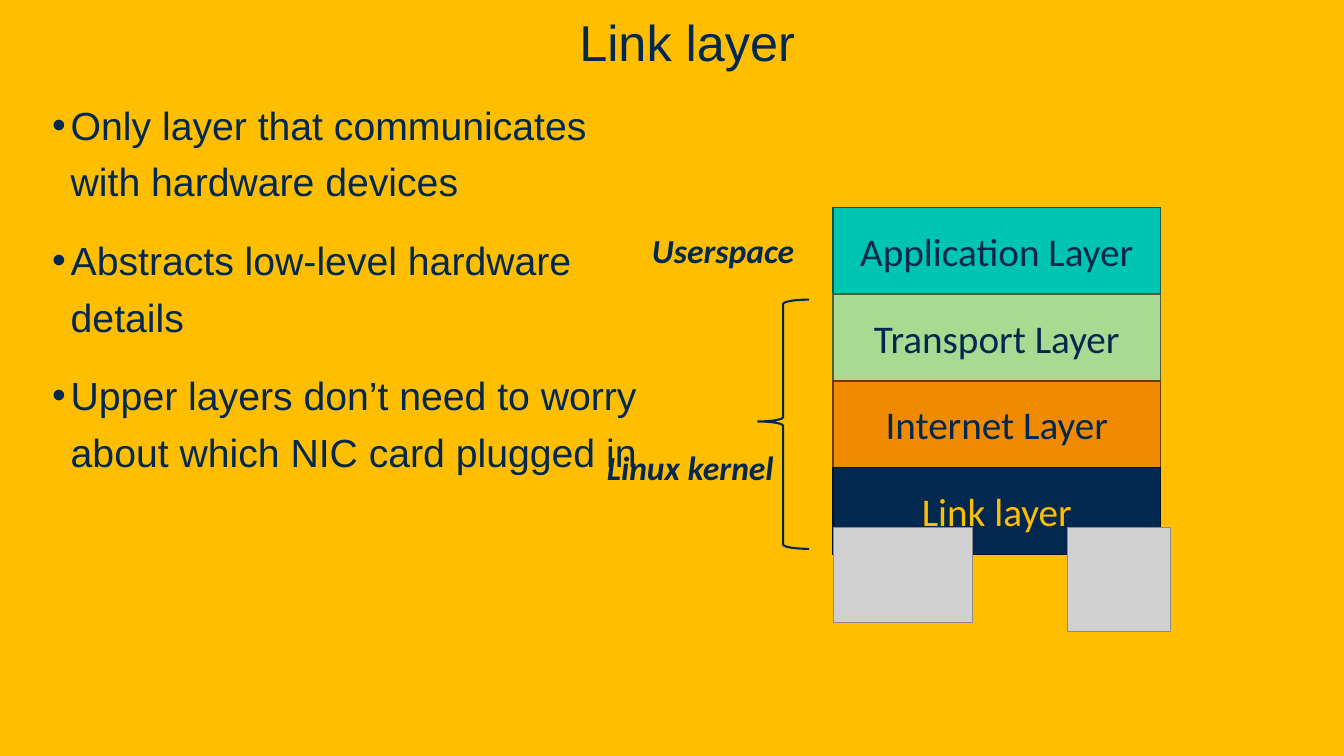
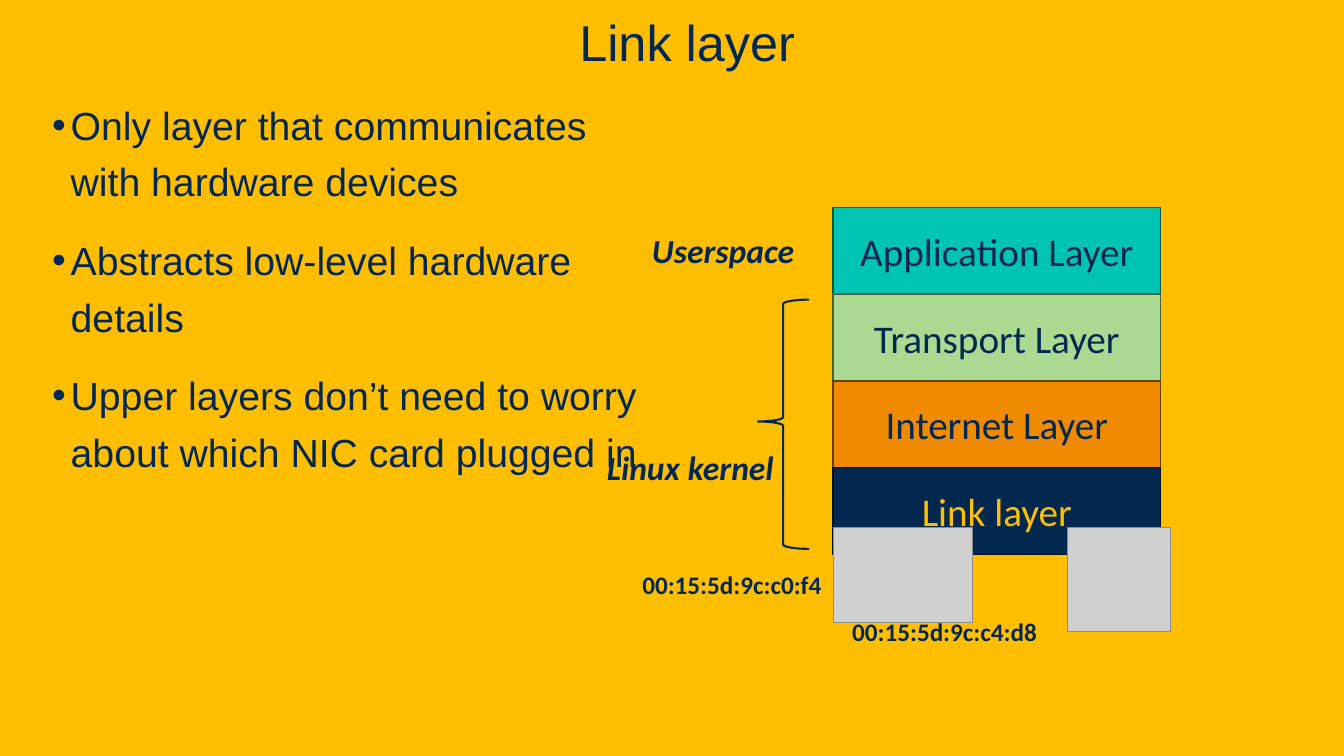
Before and after one commit to davsec-teaching/ecs160-f25, a slide deck: slide 6 of slides/3_networking_fundamentals.pptx (slide 4 before the commit). Drawn at 1344x756 pixels with LibreOffice and Linux fonts; fonts in the diff are those of the drawing; grey boxes stand for pictures; background and template pictures are left out. Boxes give left, top, right and bottom in pixels: in the first picture for what was removed or moved away, otherwise in the second. Text is boxed around its words. In the diff, an @@ line names an element or a change of style, - is before the commit and + after.

```diff
--- a/slides/3_networking_fundamentals.pptx
+++ b/slides/3_networking_fundamentals.pptx
@@ text added at [642,576,821,595], 18 pt, text #022850, bold @@
+00:15:5d:9c:c0:f4
@@ text added at [852,620,1037,642], 18 pt, text #022850, bold @@
+00:15:5d:9c:c4:d8
```
Also in this commit, not shown: 3 other slides changed, 2 slides added, 1 other file.
